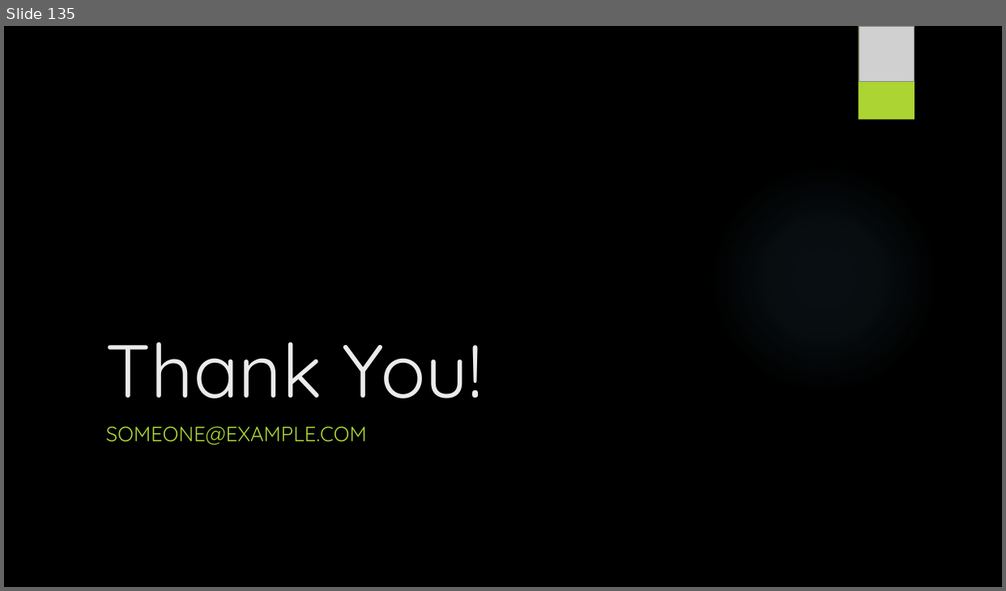
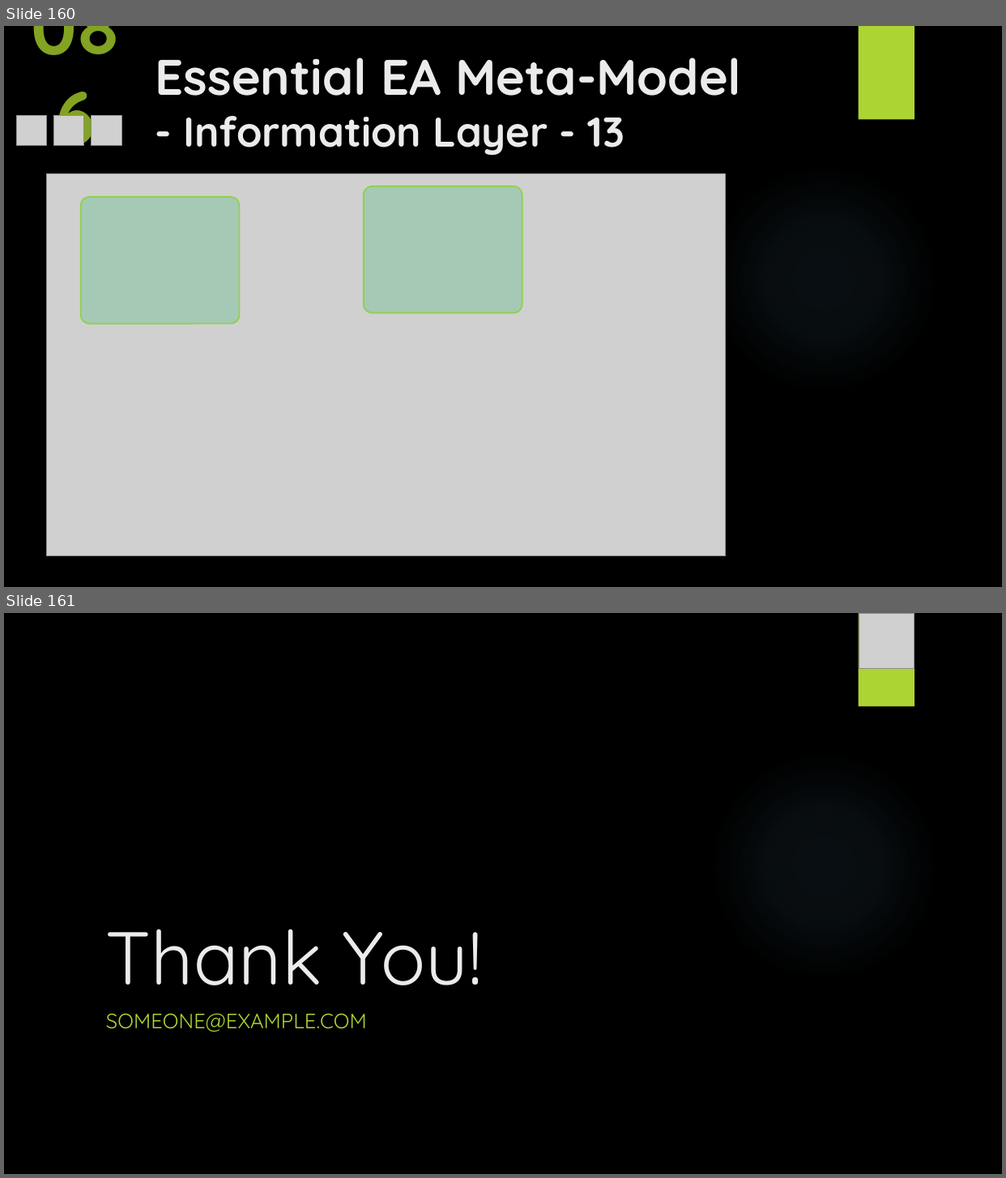
Before and after one commit to yasenstar/EA_MetaModel, a slide deck: Master_EAS_Meta-Model.pptx. Shown one above the other, each under a label of ours: slide 135 before the commit, slides 160 and 161 after it. The pictures are 1006x591 and 1006x1178 pixels, drawn with LibreOffice and Linux fonts; fonts in the diff are those of the drawing; grey boxes stand for pictures; background and template pictures are left out. Boxes give left, top, right and bottom in pixels: in the first picture for what was removed or moved away, otherwise in the second. Text is boxed around its words. In the diff, an @@ line names an element or a change of style, - is before the commit and + after.

```diff
--- a/Master_EAS_Meta-Model.pptx
+++ b/Master_EAS_Meta-Model.pptx
@@ slide 160 added at [4,26,1002,587], background picture (left out); not listed: 1 template element that a slide beside it also shows @@
@@ text added at [4,26,147,113], 72 pt, text #83A322, bold @@
+086
@@ rectangle added at [859,26,914,120], fill #ACD433 @@
@@ title added at [155,58,741,156], 48 pt, text #EBEBEB, bold @@
+Essential EA Meta-Model
+- Information Layer - 13
@@ picture added at [17,116,47,146] @@
@@ picture added at [54,116,84,146] @@
@@ picture added at [91,116,122,146] @@
@@ picture added at [47,174,726,557] @@
@@ rounded rectangle added at [364,186,522,313], fill #00B050 at 20% opacity, outline #92D050 1.5 pt @@
@@ rounded rectangle added at [81,198,240,324], fill #00B050 at 20% opacity, outline #92D050 1.5 pt @@
@@ what was slide 135 is now slide 161 @@
```
Also in this commit, not shown: 4 slides changed, 25 other slides added, 9 other files.
